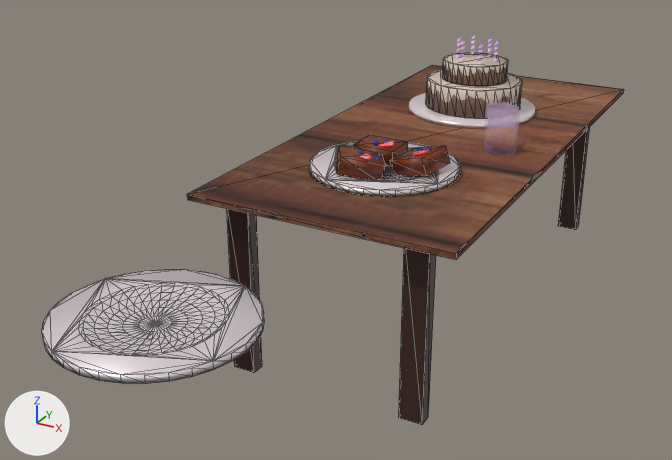
An edit to the glTF model models/cake.glb, drawn before and after from the same camera.
Both versions are drawn from a 50 mm camera at (7.2, -14.53, 5.92) aimed at (-0.54, -0.45, -1.11). Lighting does not change. The marker at lower left points along +X, +Y and +Z. The older version comes first. Mesh edges are drawn as thin lines on the coarser meshes. Where no turn or scale is listed for an object, it has been applied to the vertices.
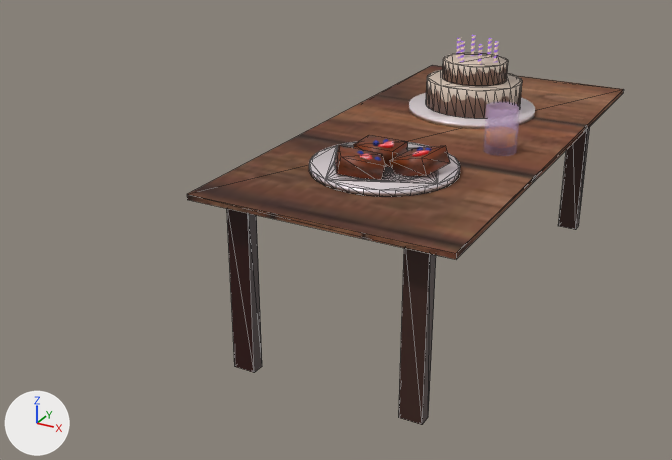
What differs and where, as boxes [x1, y1, x2, y2] in the pictures (672 x 460 px):
```json
{"object": "Cylinder", "change": "deleted", "before": [42, 269, 264, 384]}
```

Scene script edits in JSON lines:
```json
{"op": "remove", "block": "ob_cylinder", "code": ["ob_cylinder = bpy.data.objects.new('Cylinder', me_cylinder)", "ob_cylinder.location = (0.17, -6.51, 0.1)"]}
```
